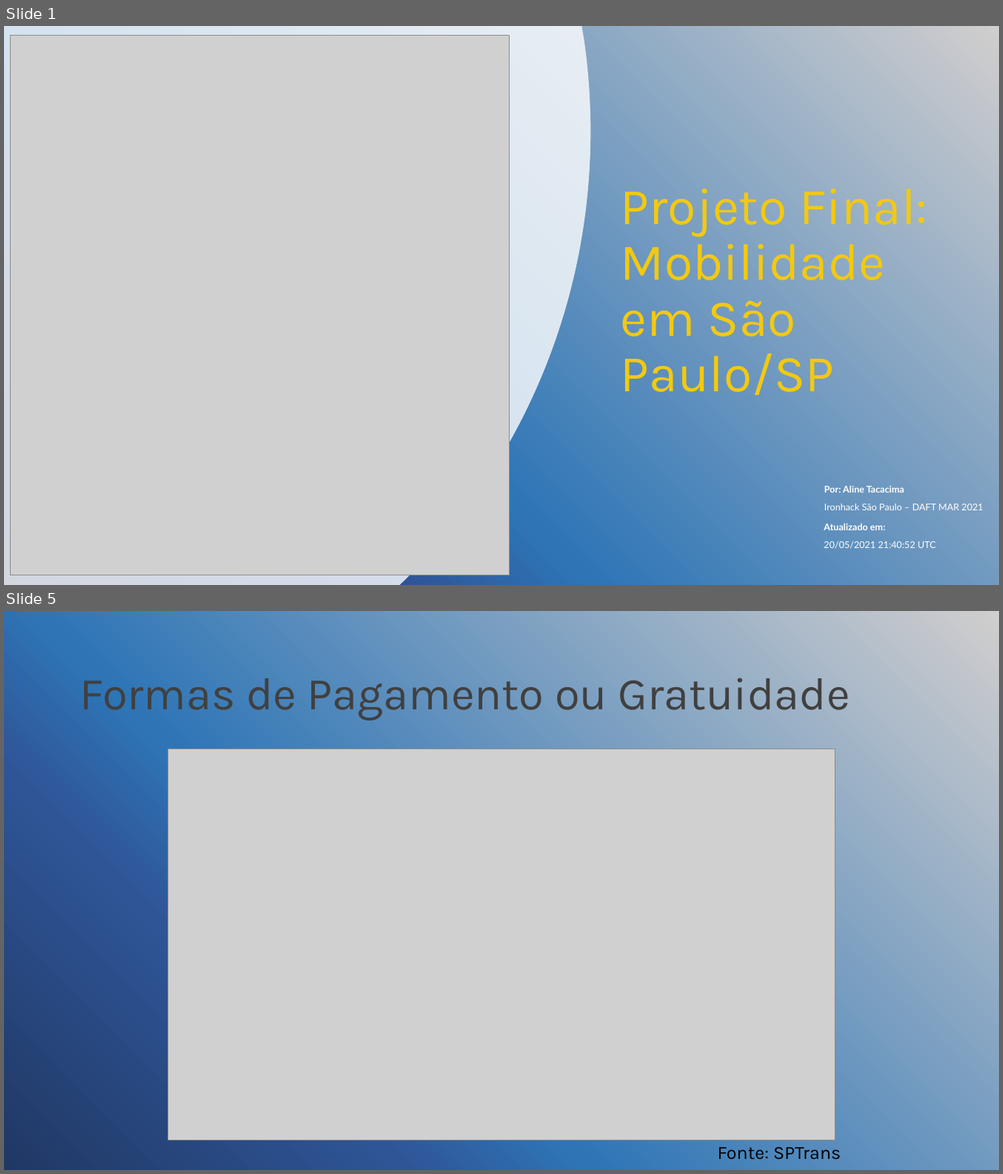
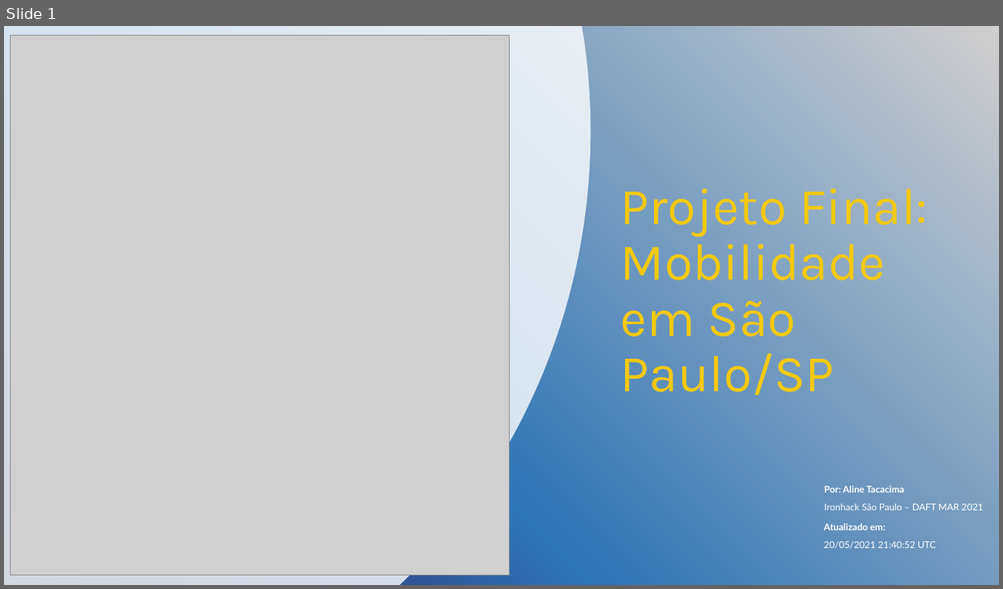
Before and after one commit to alitaca/Projeto_final, a slide deck: transporte_sp.pptx. Shown one above the other, each under a label of ours: slides 1 and 5 before the commit, slide 1 after it; the slides between them are not shown. The pictures are 1003x1174 and 1003x589 pixels, drawn with LibreOffice and Linux fonts; fonts in the diff are those of the drawing; grey boxes stand for pictures; background and template pictures are left out. Boxes give left, top, right and bottom in pixels: in the first picture for what was removed or moved away, otherwise in the second. Text is boxed around its words. In the diff, an @@ line names an element or a change of style, - is before the commit and + after.

```diff
--- a/transporte_sp.pptx
+++ b/transporte_sp.pptx
@@ slide 5 removed at [4, 611, 999, 1170], background picture (left out) @@
@@ title removed at [79, 678, 850, 721] @@
-Formas de Pagamento ou Gratuidade
@@ picture removed at [168, 749, 834, 1141] @@
@@ text removed at [717, 1147, 840, 1160] @@
-Fonte: SPTrans
```
Also in this commit, not shown: 6 slides changed, 6 slides added.
